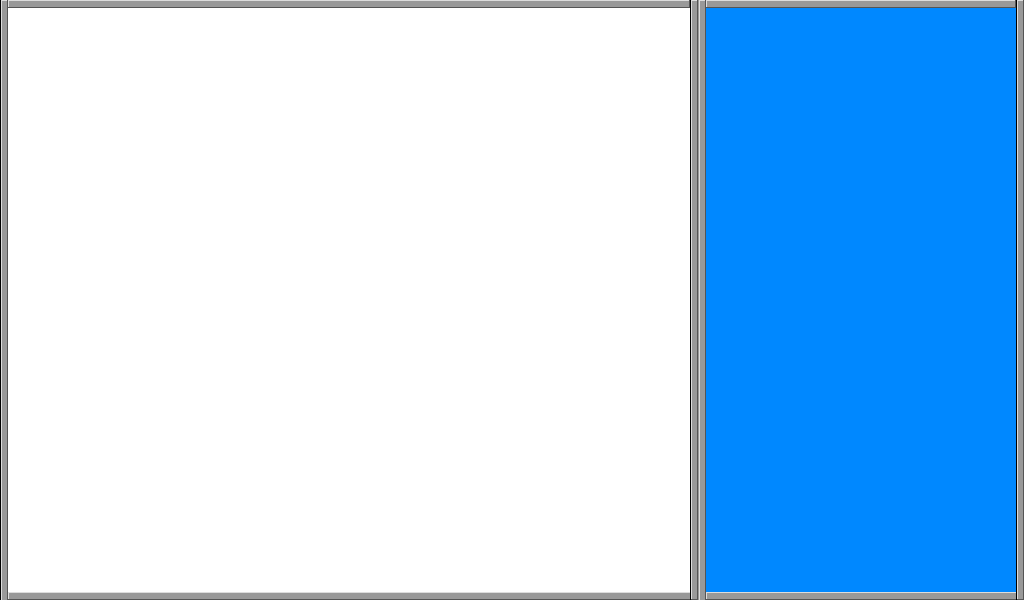
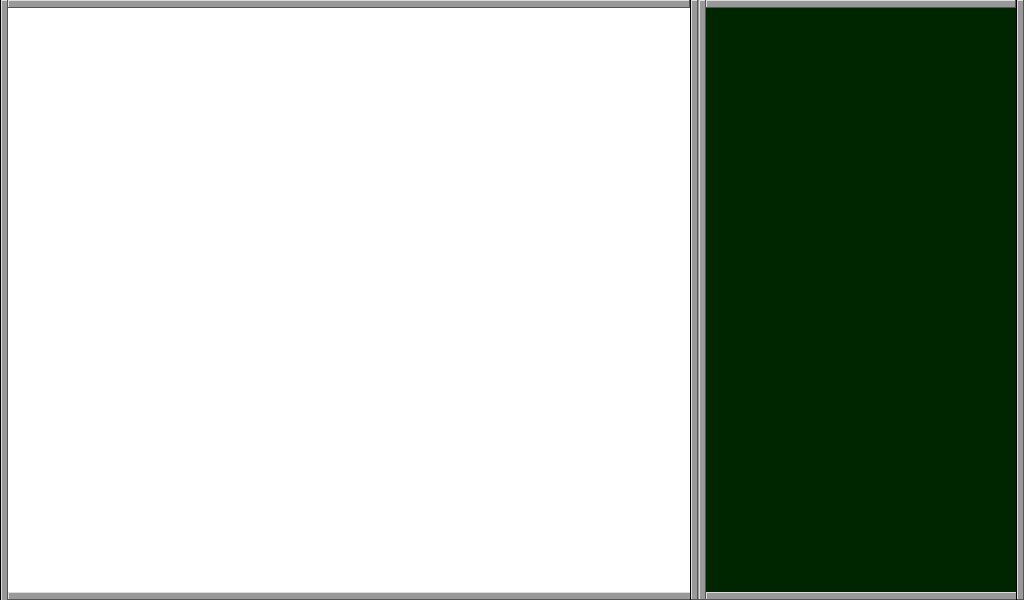
Layered file, before and after one edit (w=1024, h=600). Changes by layer:
renamed "Background" to "MainScreen-menu.png", painted on it over (698, 8, 1016, 600)
